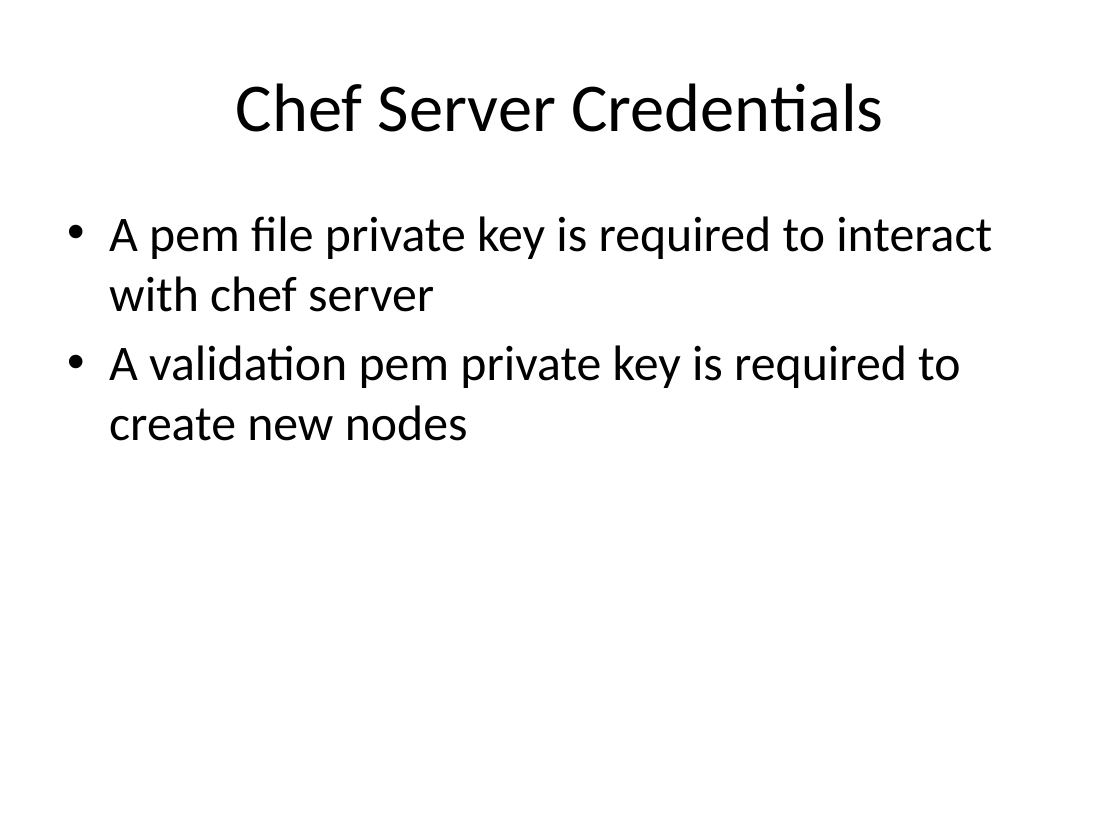
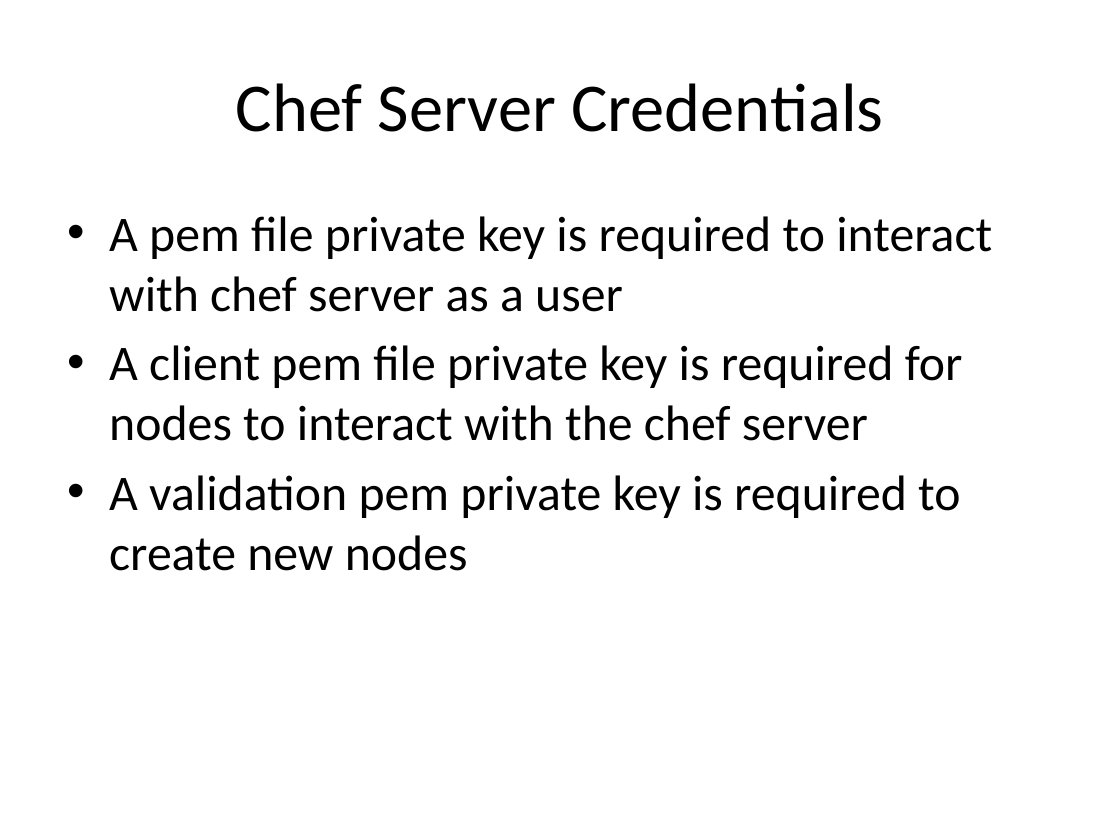
Before and after one commit to zvickery/bcc-2015, a slide deck: slide 11 of presentation/IntroToChef.pptx. Drawn at 1120x840 pixels with LibreOffice and Linux fonts; fonts in the diff are those of the drawing. Boxes give left, top, right and bottom in pixels: in the first picture for what was removed or moved away, otherwise in the second. Text is boxed around its words. In the diff, an @@ line names an element or a change of style, - is before the commit and + after.

```diff
--- a/presentation/IntroToChef.pptx
+++ b/presentation/IntroToChef.pptx
@@ text at [109, 216, 992, 441]: text changed @@
-• A pem file private key is required to interact with chef server
+• A pem file private key is required to interact with chef server as a user
+• A client pem file private key is required for nodes to interact with the chef server
```
Also in this commit, not shown: 3 other slides changed, 4 slides added, 5 other files.
